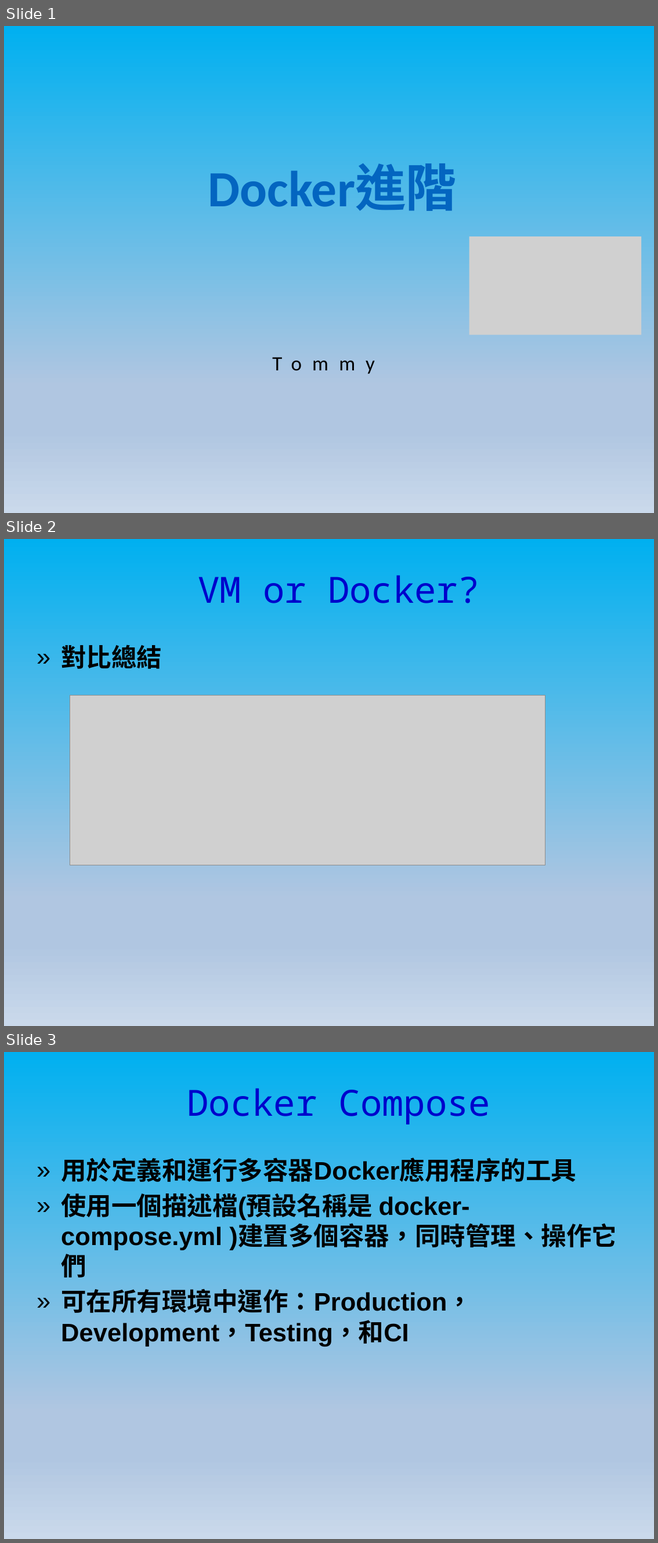
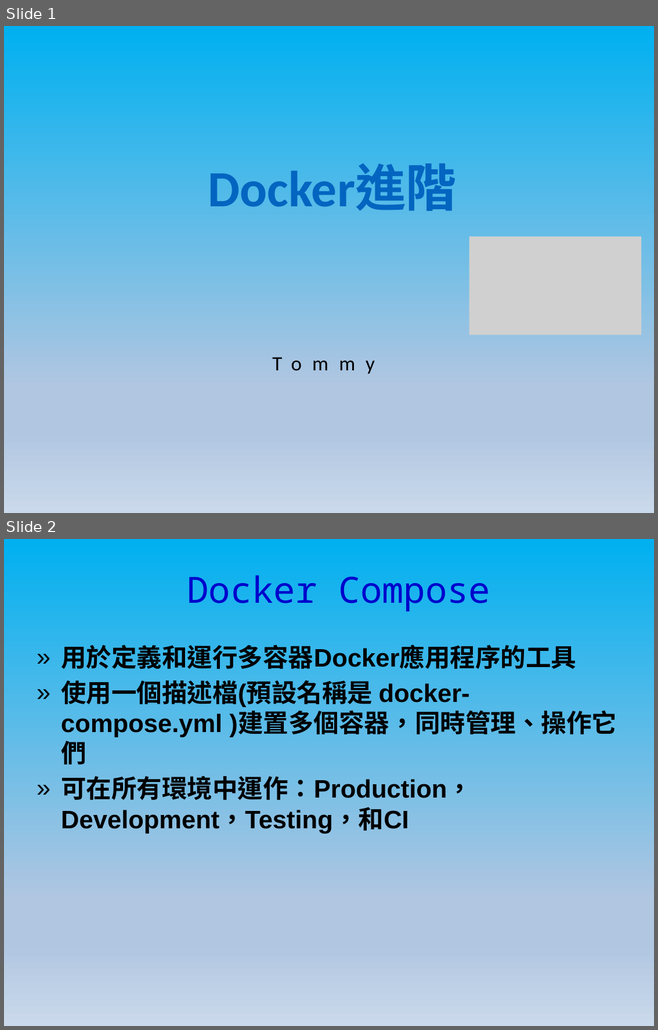
Before and after one commit to shwang1a/DockerDoc, a slide deck: Docker進階.pptx. Shown one above the other, each under a label of ours: slides 1, 2 and 3 before the commit, slides 1 and 2 after it. The pictures are 658x1543 and 658x1030 pixels, drawn with LibreOffice and Linux fonts; fonts in the diff are those of the drawing; grey boxes stand for pictures. Boxes give left, top, right and bottom in pixels: in the first picture for what was removed or moved away, otherwise in the second. Text is boxed around its words. In the diff, an @@ line names an element or a change of style, - is before the commit and + after.

```diff
--- a/Docker進階.pptx
+++ b/Docker進階.pptx
@@ slide 2 removed at [4,539,654,1026], background gradient #00B0F0 to #B0C6E1 to #CAD9EB @@
@@ title removed at [198,575,479,603] @@
-VM or Docker?
@@ text removed at [61,645,162,669] @@
-  » 對比總結
@@ picture removed at [70,695,545,865] @@
@@ what was slide 3 is now slide 2 @@
```
Also in this commit, not shown: 1 slide changed, 5 slides added.
